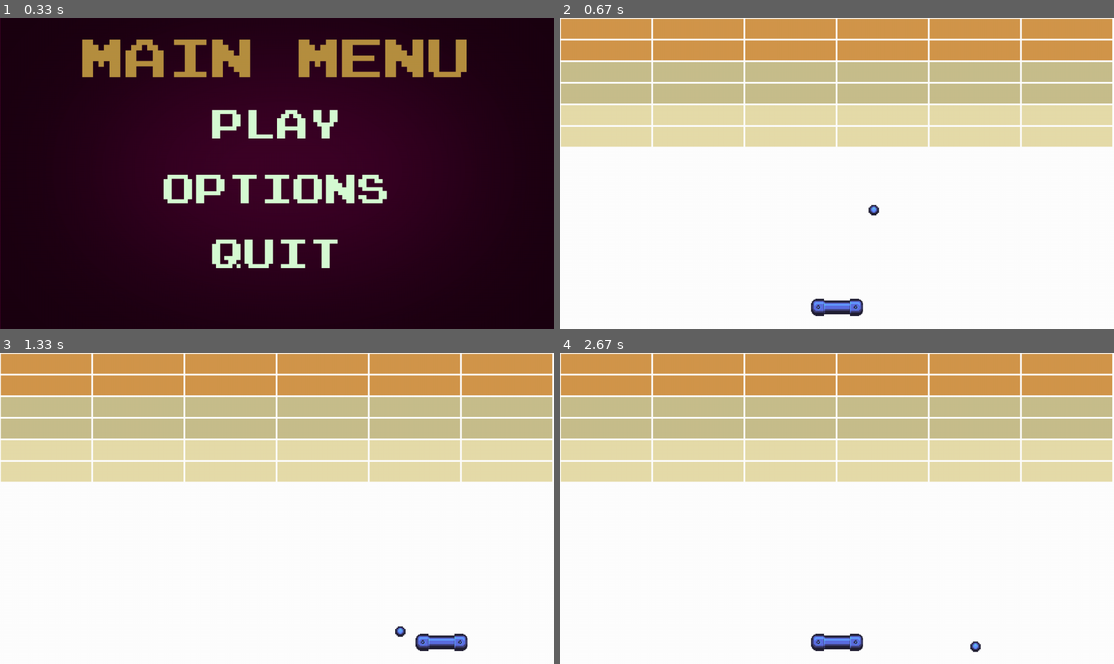
Above: before the commit, frames 1-4 (two rows, left to right).
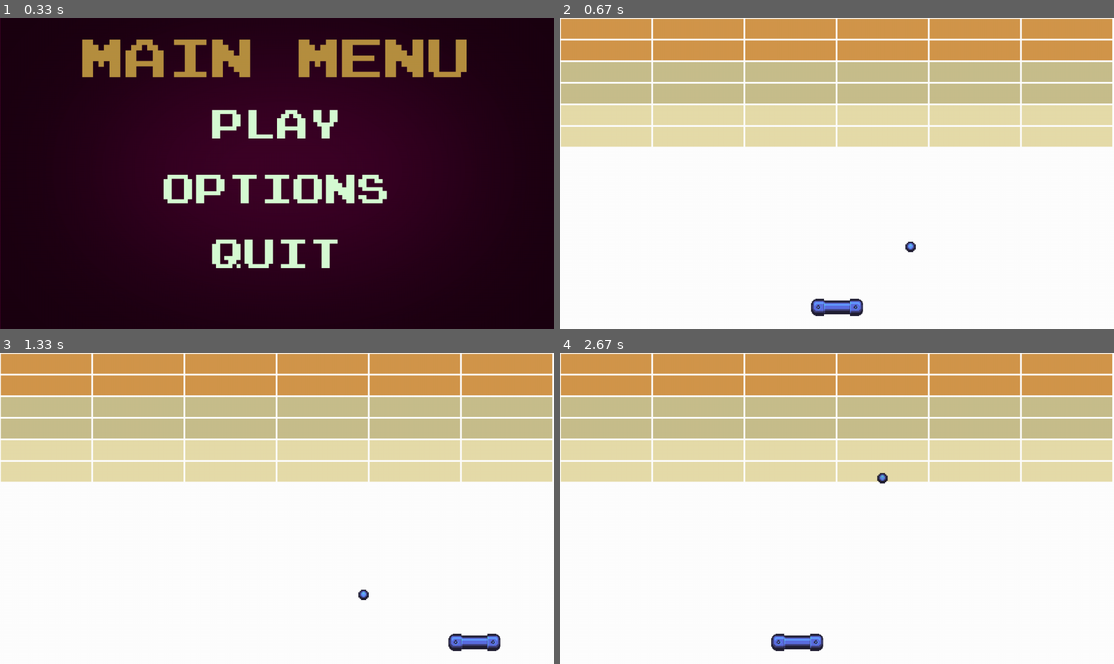
Above: after the commit, the same moments.

Repository: Kings-Crew/Gruppuppgift_pygame_projekt
Game: pygame game, started from main_menu_v1.py
Two runs of this game, one before a commit and one after it. Both use one fixed random seed, a clock stepped at 60 frames per second and the inputs below.
Inputs (mouse positions are in pixels of both pictures, inside the frame that each line leads up to):
- Up to frame 1 (0.33 s): no input
- Up to frame 2 (0.67 s): click "PLAY" at 0.38 s
- Up to frame 3 (1.33 s): hold Right 0.67-1.13 s; move the mouse to (254, 520) at 0.7 s; hold Right from 1.17 s (still down)
- Up to frame 4 (2.67 s): release Right at 1.63 s; hold Left 1.67-2.2 s; hold Left 2.23-2.63 s

Frame 1 is identical in both runs. In frame 2, 0.1% of the frame differs, in the area x 55-65%, y 60-76%; in frame 3, 0.8%; in frame 4, 0.9%, in the area x 38-76%, y 38-97%.

Commit message:
ändrrade hastighet

Diff:
--- a/main.py
+++ b/main.py
@@ -88,9 +88,9 @@
         self.x_pos = WIDTH /2
         self.rect.center = (self.x_pos, self.y_pos)
         self.direction = 0
-        self.speed = 10
+        self.speed = 12
     def update(self):
-        if self.x_pos < 60:#32 is halv of board length in pixels
+        if self.x_pos < 60:#60 is halv of board length in pixels
             self.x_pos = 60
         if self.x_pos > WIDTH -60:
             self.x_pos = WIDTH -60
@@ -111,7 +111,7 @@
         self.image = pygame.image.load(os.path.join('assets','ball_piece_blue.png')).convert_alpha()
         self.image = pygame.transform.scale(self.image, (24,24))
         self.rect = self.image.get_rect()
-        self.velocity = [RI(5,5), RI(5,5)]#self.velocity[0] is the first random for x pos and self.velocity[1] is the other random for y
+        self.velocity = [RI(10,10), RI(10,10)]#self.velocity[0] is the first random for x pos and self.velocity[1] is the other random for y
         self.rect.center = (self.x_pos, self.y_pos)
     def update(self):
         # 6 is halv of the ball's size in pixels
@@ -128,7 +128,7 @@
         self.y_pos += self.velocity[1]
         self.rect.center = (self.x_pos, self.y_pos)
     def reset(self):# when the bal resets it will spawn in the center of the screen and have random direction(velocity)
-        self.velocity = [RI(5,5), RI(5,5)]
+        self.velocity = [RI(10,10), RI(10,10)]
         self.x_pos = WIDTH / 2
         self.y_pos = HEIGHT / 2
         self.rect.center = (self.x_pos, self.y_pos)
